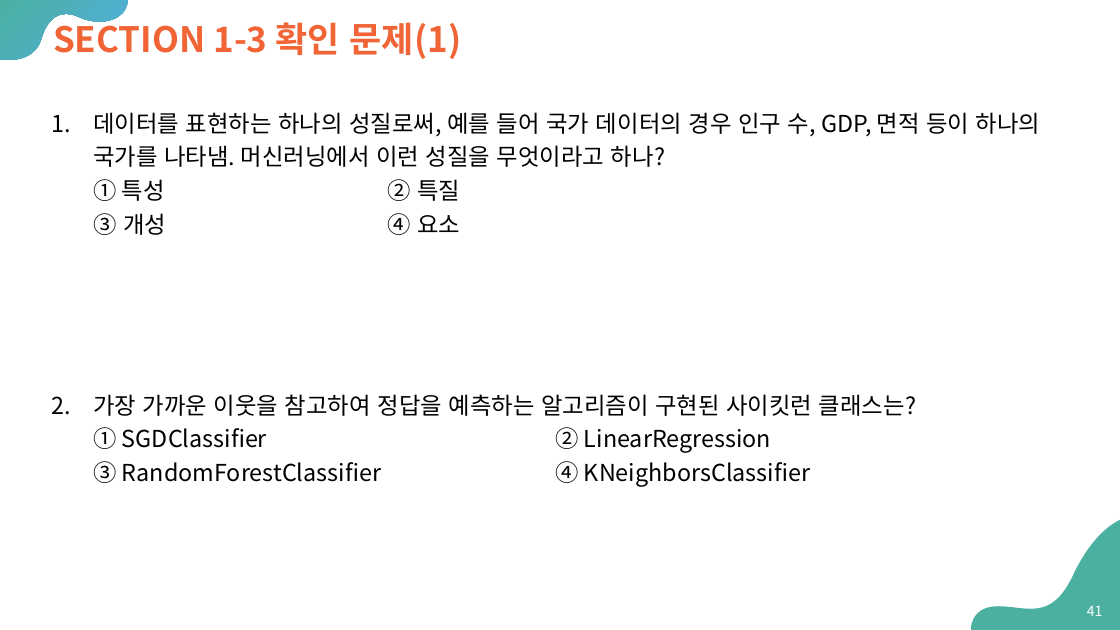
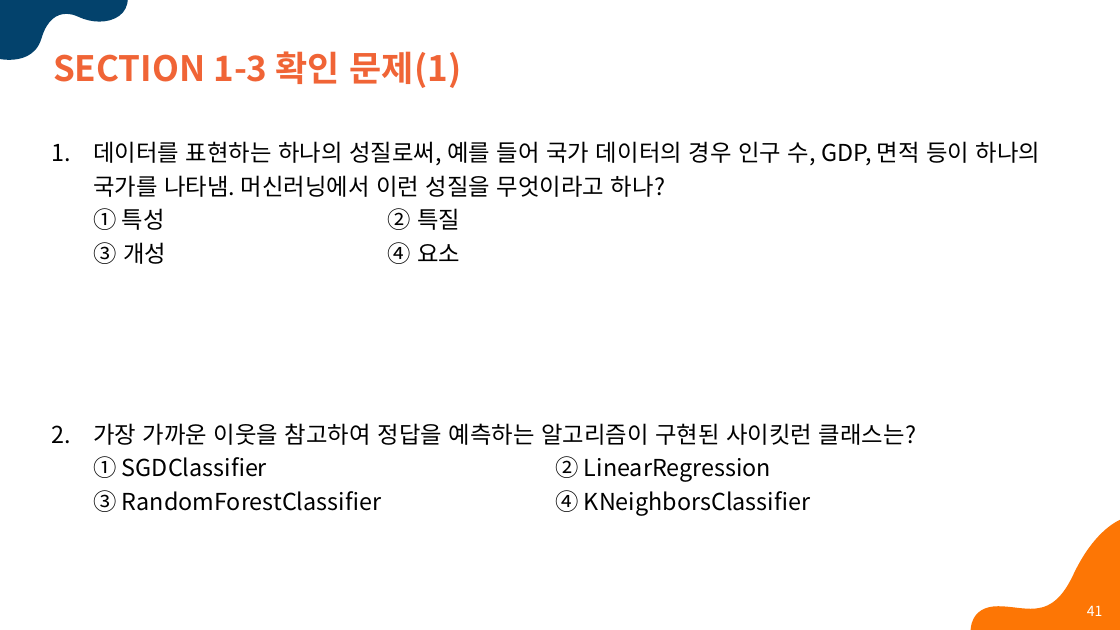
Before and after one commit to Sangdon-Park/Sangdon-Park.github.io, a slide deck: slide 41 of data/인공지능/01-인공지능개요.pptx. Drawn at 1120x630 pixels with LibreOffice and Linux fonts; fonts in the diff are those of the drawing. Boxes give left, top, right and bottom in pixels: in the first picture for what was removed or moved away, otherwise in the second. Text is boxed around its words. In the diff, an @@ line names an element or a change of style, - is before the commit and + after.

```diff
--- a/data/인공지능/01-인공지능개요.pptx
+++ b/data/인공지능/01-인공지능개요.pptx
@@ freeform shape at (0,0,128,60): fill gradient #4BB0A0 to #52AEE1 to #03426C @@
@@ title "SECTION 1-3 확인 문제(1)" rewrapped from (53,16,462,59) to (53,51,462,88) @@
@@ text "데이터를 표현하는 하나의 성질로써, 예를 ...": place and size @@
-text "데이터를 표현하는 하나의 성질로써, 예를 ..." at (93,112,1040,487)
+text "데이터를 표현하는 하나의 성질로써, 예를 ..." at (93,141,1040,516)
@@ freeform shape at (970,519,1120,630): fill #4BB0A0 to #FD7605 @@
```
Also in this commit, not shown: 42 other slides changed, 26 other files.
